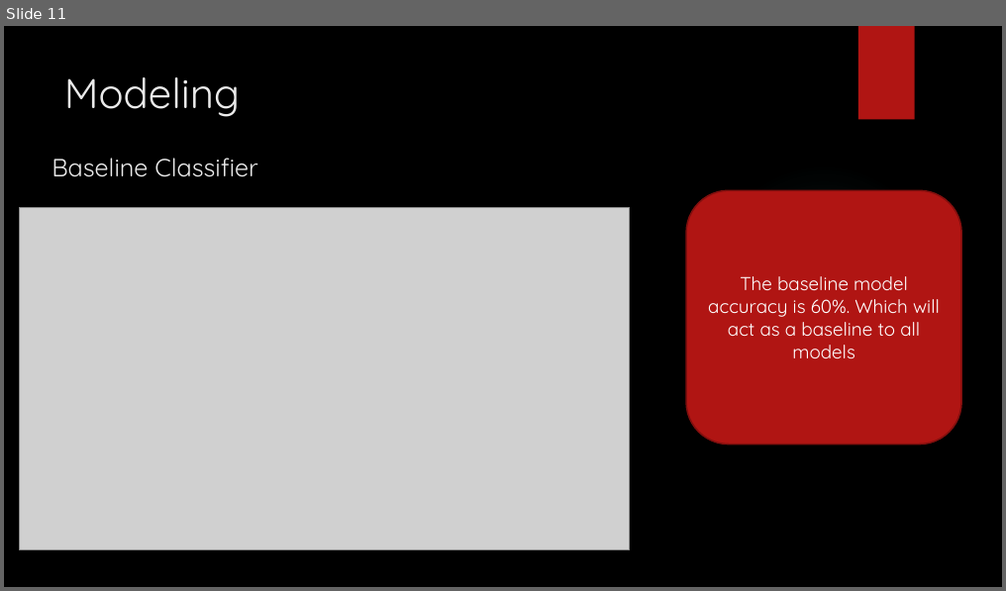
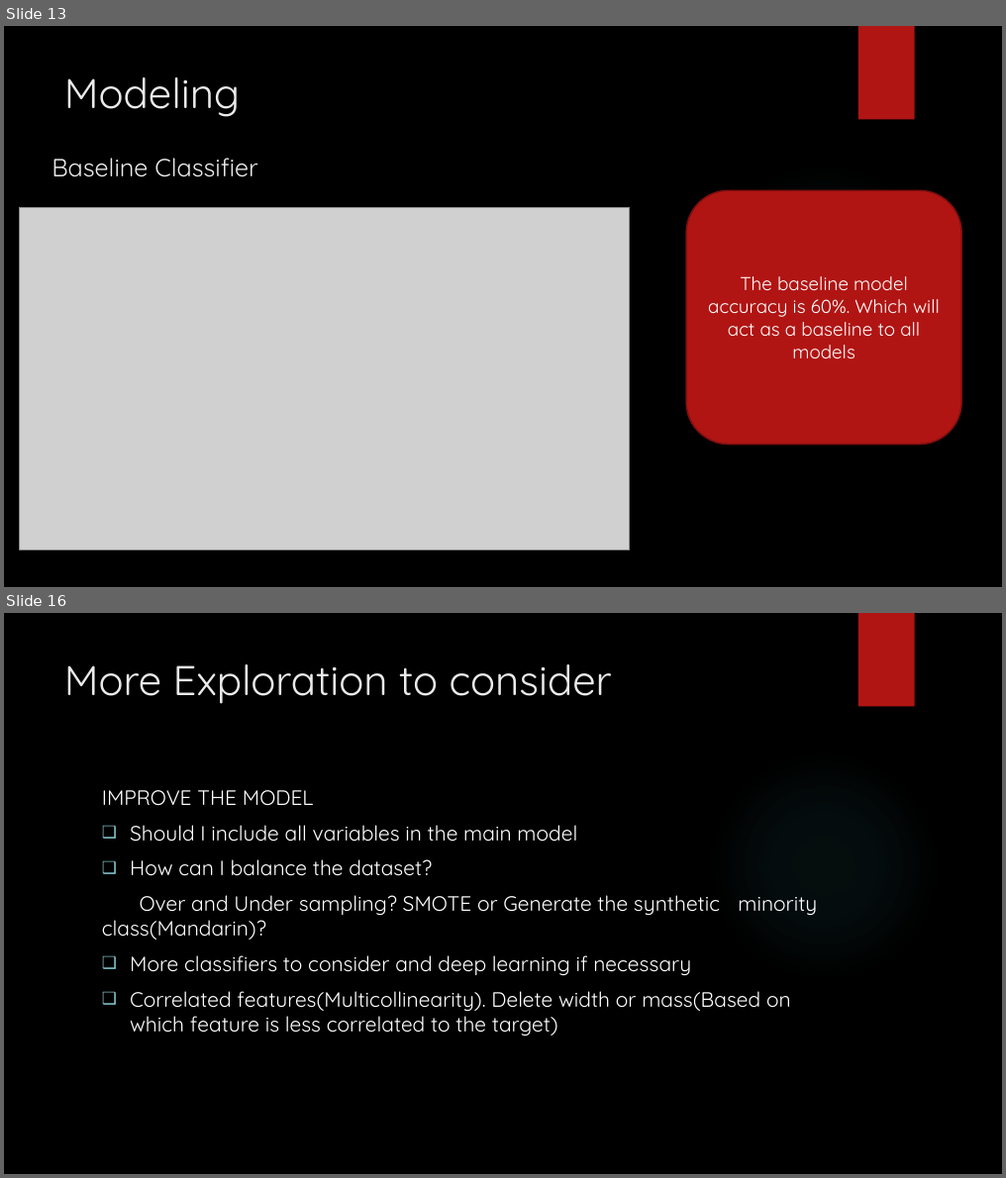
Before and after one commit to SelectTshepo/Presentation, a slide deck: Presentation.pptx. Shown one above the other, each under a label of ours: slide 11 before the commit, slides 13 and 16 after it; the slides between them are not shown. The pictures are 1006x591 and 1006x1178 pixels, drawn with LibreOffice and Linux fonts; fonts in the diff are those of the drawing; grey boxes stand for pictures; background and template pictures are left out. Boxes give left, top, right and bottom in pixels: in the first picture for what was removed or moved away, otherwise in the second. Text is boxed around its words. In the diff, an @@ line names an element or a change of style, - is before the commit and + after.

```diff
--- a/Presentation.pptx
+++ b/Presentation.pptx
@@ slide 16 added at bbox=[4, 613, 1002, 1174], background picture (left out); not listed: 2 template elements that a slide beside it also shows @@
@@ title added at bbox=[64, 664, 612, 704], 40 pt, text #EBEBEB @@
+More Exploration to consider
@@ text added at bbox=[102, 790, 817, 1037], 20 pt, text #FFFFFF @@
+IMPROVE THE MODEL
+❑ Should I include all variables in the main model
+❑ How can I balance the dataset?
+Over and Under sampling? SMOTE or Generate the synthetic minority class(Mandarin)?
+❑ More classifiers to consider and deep learning if necessary
+❑ Correlated features(Multicollinearity). Delete width or mass(Based on which feature is less correlated to the target)
@@ what was slide 11 is now slide 13 @@
```
Also in this commit, not shown: 11 slides changed, 5 other slides added, 2 slides removed.
